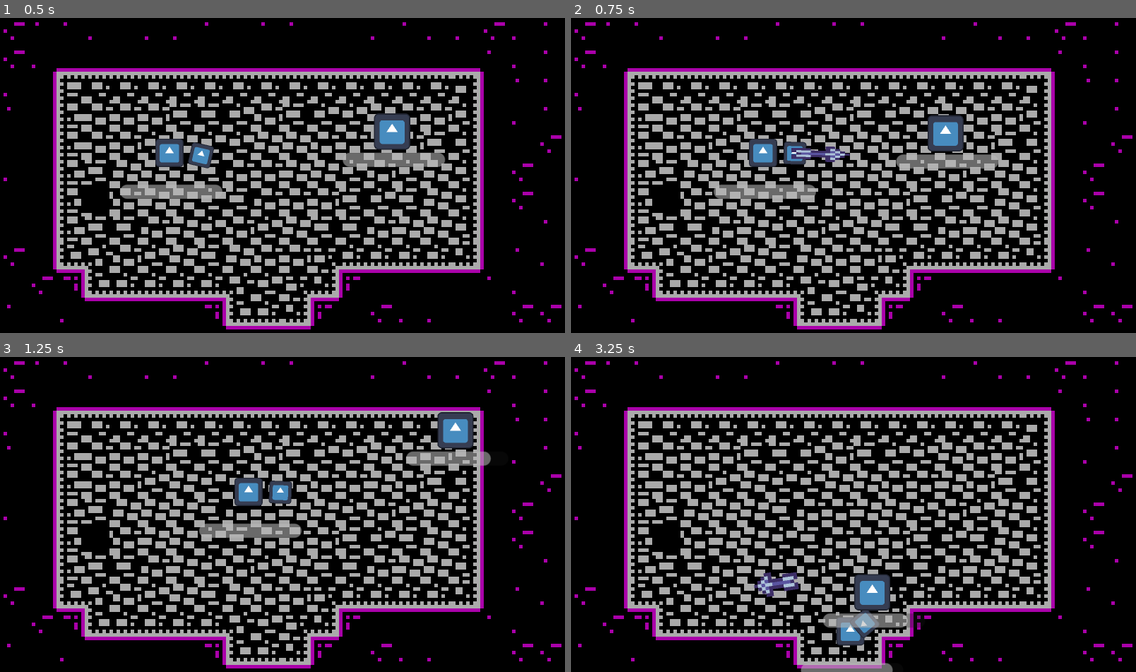
Above: before the commit, frames 1-4 (two rows, left to right).
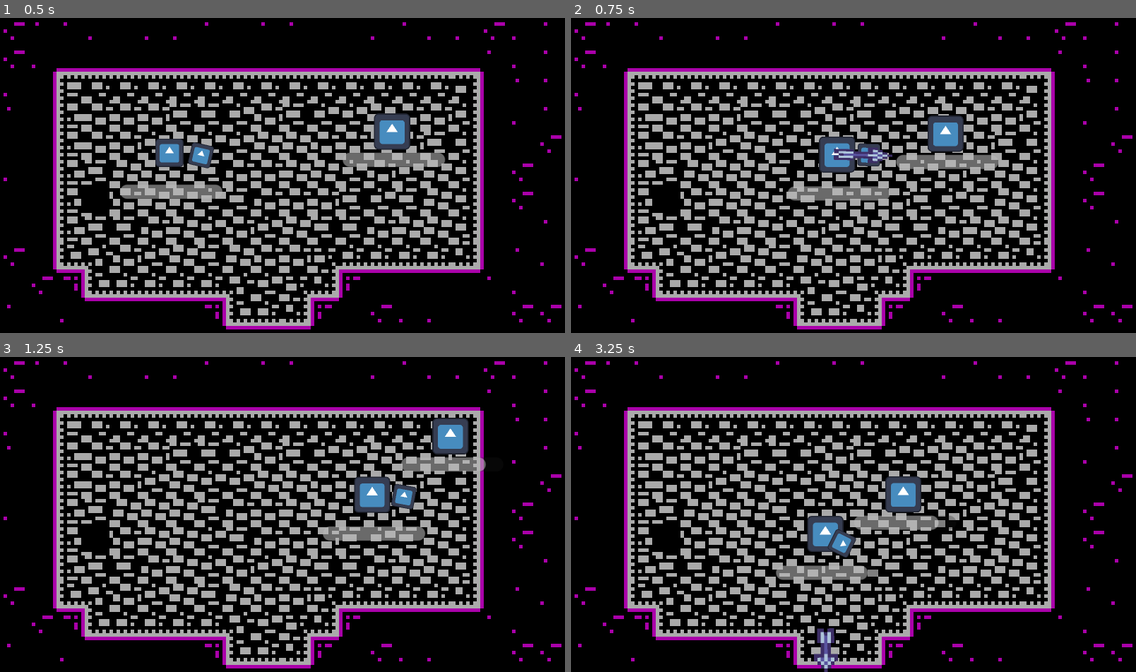
Above: after the commit, the same moments.

Repository: Renan-G-projec/DungeonWarrior
Game: Godot game, scene res://scenes/main.tscn
The game is run twice, just before and just after one commit, with the same random seed, the same clock (stepped at 60 frames per second) and the same inputs. The engine's default icon, where the game draws it, is replaced by a stand-in: a white triangle on a blue panel in a dark square.
Inputs (mouse positions are in pixels of both pictures, inside the frame that each line leads up to):
- Up to frame 1 (0.5 s): no input
- Up to frame 2 (0.75 s): tap Enter at 0.5 s; move the mouse to (977, 159) at 0.52 s; hold D (walk_right) from 0.53 s (still down); tap Shift (dash, bound only after the commit) at 0.6 s; click (977, 159) at 0.67 s
- Up to frame 3 (1.25 s): keep holding D (walk_right)
- Up to frame 4 (3.25 s): move the mouse to (740, 530) at 1.27 s; release D (walk_right) at 1.28 s; hold S (walk_down) 1.28-2.03 s; tap E (Interact) at 1.35 s; click (740, 530) at 1.42 s; tap Shift (dash, bound only after the commit) at 1.55, 2.3, 2.85 s; move the mouse to (910, 442) at 2.02 s; hold D (walk_right) 2.03-2.78 s; click (910, 442) at 2.1 s; move the mouse to (825, 577) at 2.77 s; hold W (walk_up) from 2.78 s (still down); click (825, 577) at 2.92 s

Frame 1 is identical in both runs. In frame 2, 2.7% of the frame differs, in the area x 25-76%, y 30-59%; in frame 3, 3.9%; in frame 4, 5.2%, in the area x 32-68%, y 37-100%.

Commit message:
feat: Added Basic dash component. AMDG

Diff:
--- /dev/null
+++ b/features/components/dash_component.gd
@@ -0,0 +1,35 @@
+# Ad Maiorem Dei Gloriam!
+class_name DashComponent
+extends Node
+
+# This node is used for making dashes and forces in a direction.
+@export var dash_force: float = 200.0
+@export var dash_decay: float = 0.5
+
+var is_dashing: bool = false
+var _current_dash_force = 0
+var _dash_tween: Tween
+var _direction: Vector2
+
+func get_dash_force() -> Vector2:
+	if !is_dashing: return Vector2.ZERO
+
+	return _current_dash_force * _direction
+
+func dash(direction: Vector2, force: float = dash_force, decay: float = dash_decay) -> void:
+	if _dash_tween:
+		_dash_tween.kill()
+	_dash_tween = create_tween()
+
+	_current_dash_force = force
+	_direction = direction
+	is_dashing = true
+
+	_dash_tween.tween_property(self, "_current_dash_force", 0.0, decay).set_trans(Tween.TRANS_QUAD).set_ease(Tween.EASE_OUT)
+	_dash_tween.tween_callback(func() -> void: is_dashing = false)
+
+func end_dash() -> void:
+	if _dash_tween:
+		_dash_tween.kill()
+	is_dashing = false
+	_current_dash_force = 0
--- /dev/null
+++ b/features/components/dash_component.tscn
@@ -0,0 +1,6 @@
+[gd_scene format=3 uid="uid://dfi2lifuc76ex"]
+
+[ext_resource type="Script" uid="uid://dyoo4hqef6rhu" path="res://features/components/dash_component.gd" id="1_hrefg"]
+
+[node name="DashComponent" type="Node" unique_id=1232598878]
+script = ExtResource("1_hrefg")
--- a/features/player/player.gd
+++ b/features/player/player.gd
@@ -4,8 +4,9 @@
 
 @onready var speed: float = 32.0
 @onready var knockback: Knockback = $Knockback
+@onready var dash_component: DashComponent = %DashComponent
 @export var weapon: WeaponBase
-
+@onready var feel_component: FeelComponent = $FeelComponent
 
 var _input_direction: Vector2
 
@@ -22,13 +23,21 @@
 
 	if Input.is_action_just_pressed("attack"):
 		weapon.attack()
+	if Input.is_action_just_pressed("dash"):
+		dash_component.dash(_get_mouse_direction())
+		feel_component._squash_animation($Sprite2D, $Sprite2D.scale * 0.9)
 
 func _update_velocity() -> void:
 	if knockback.is_active():
 		print("4. player knocked back, velocity=", velocity)
 		velocity = knockback.knockback_velocity
 		return
-	velocity = _input_direction.normalized() * speed
+	elif dash_component.is_dashing:
+		velocity = dash_component.get_dash_force() + _input_direction.normalized() * speed
+		if get_slide_collision_count() > 0:
+			dash_component.end_dash()
+	else:
+		velocity = _input_direction.normalized() * speed
 
 func _update_position() -> void:
 	move_and_slide()
@@ -42,3 +51,6 @@
 
 func _on_bow_ammo_changed(new_ammo: int) -> void:
 	print(new_ammo)
+
+func _get_mouse_direction() -> Vector2:
+	return (get_global_mouse_position() - global_position).normalized()
--- a/features/player/player.tscn
+++ b/features/player/player.tscn
@@ -5,6 +5,8 @@
 [ext_resource type="Script" uid="uid://c7gd8nrwsduhk" path="res://features/components/health_component.gd" id="3_emvbc"]
 [ext_resource type="PackedScene" uid="uid://cr6e8ow0yxrfy" path="res://features/components/lifebar.tscn" id="4_i250s"]
 [ext_resource type="PackedScene" uid="uid://ekpvivw2k8ru" path="res://features/weapons/weapons/bow.tscn" id="5_6xbq4"]
+[ext_resource type="PackedScene" uid="uid://dfi2lifuc76ex" path="res://features/components/dash_component.tscn" id="5_7mbft"]
+[ext_resource type="PackedScene" uid="uid://c5b6ojyuw0kgk" path="res://features/weapons/weapons/feel_component.tscn" id="6_kt1oa"]
 [ext_resource type="Script" uid="uid://cwiu5p468npnt" path="res://features/components/knockback.gd" id="6_y2cyt"]
 
 [sub_resource type="RectangleShape2D" id="RectangleShape2D_d1p6d"]
@@ -33,6 +35,11 @@
 has_iframes = true
 metadata/_custom_type_script = "uid://c7gd8nrwsduhk"
 
+[node name="DashComponent" parent="." unique_id=1232598878 instance=ExtResource("5_7mbft")]
+unique_name_in_owner = true
+
+[node name="FeelComponent" parent="." unique_id=1876112967 instance=ExtResource("6_kt1oa")]
+
 [node name="Knockback" type="Node" parent="." unique_id=281451004]
 script = ExtResource("6_y2cyt")
 
--- a/project.godot
+++ b/project.godot
@@ -75,6 +75,11 @@
 "events": [Object(InputEventKey,"resource_local_to_scene":false,"resource_name":"","device":-1,"window_id":0,"alt_press …(192 unchanged characters)…
 ]
 }
+dash={
+"deadzone": 0.2,
+"events": [Object(InputEventKey,"resource_local_to_scene":false,"resource_name":"","device":-1,"window_id":0,"alt_pressed":false,"shift_pressed":false,"ctrl_pressed":false,"meta_pressed":false,"pressed":false,"keycode":0,"physical_keycode":4194325,"key_label":0,"unicode":0,"location":0,"echo":false,"script":null)
+]
+}
 
 [layer_names]
 
Not shown, added: features/components/dash_component.gd.uid
